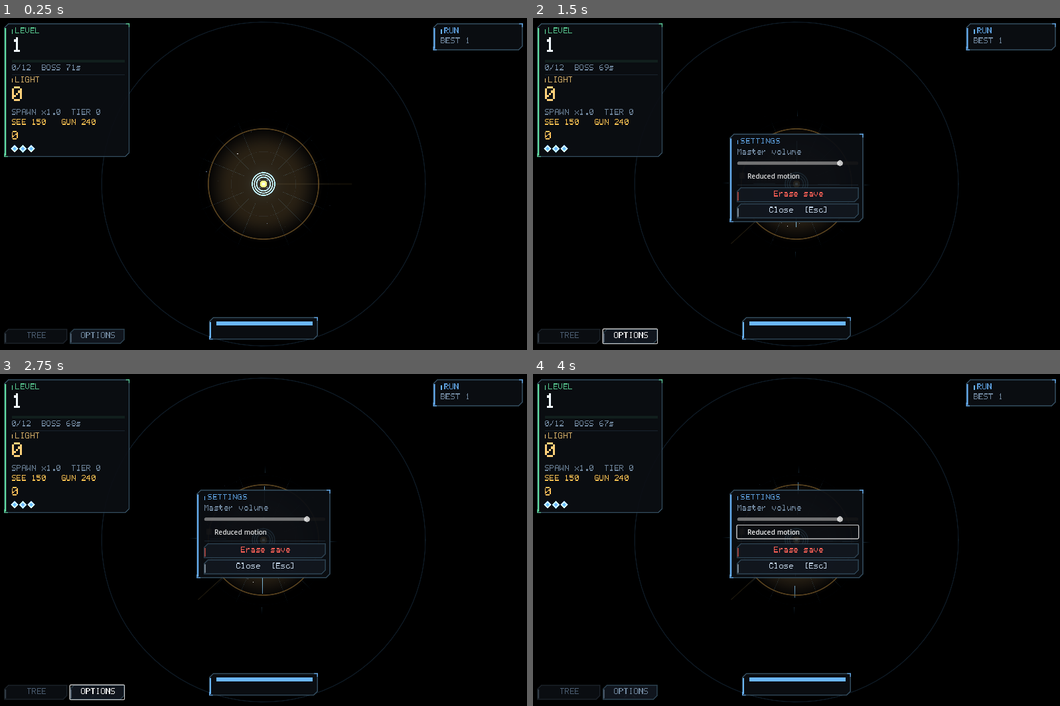
Above: before the commit, frames 1-4 (two rows, left to right).
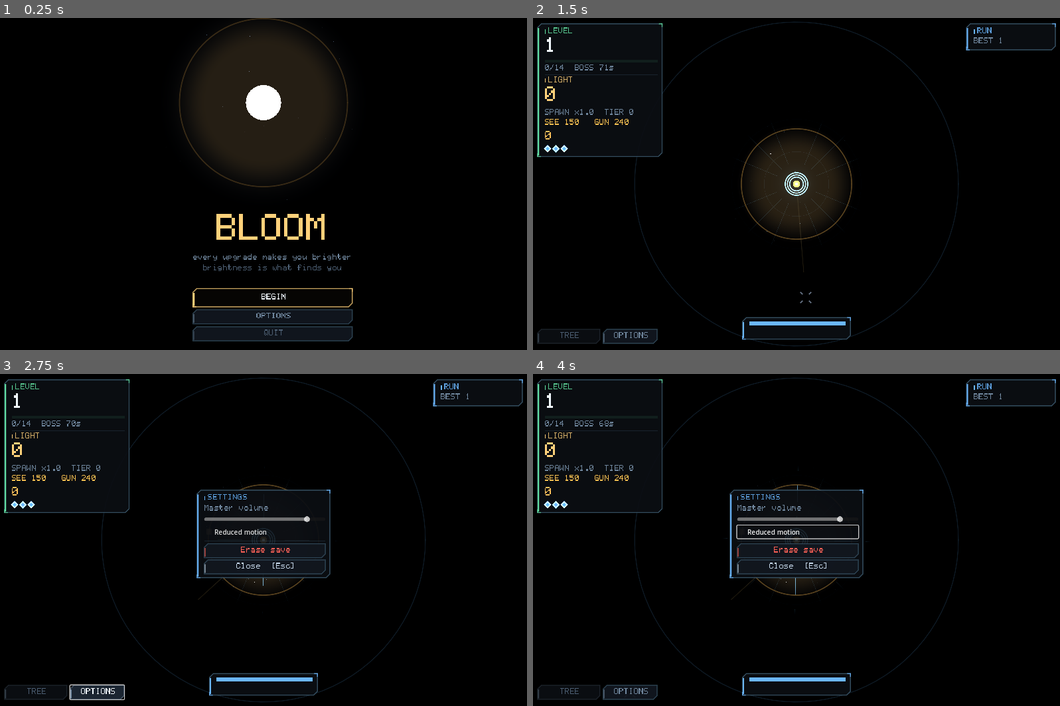
Above: after the commit, the same moments.

Repository: joseph-bergin/bloom
Game: Godot game, scene res://scenes/TitleScreen.tscn
Two runs of this game, one before a commit and one after it. Both use one fixed random seed, a clock stepped at 60 frames per second and the inputs below. Before the commit the project starts from res://scenes/Main.tscn.
Inputs (mouse positions are in pixels of both pictures, inside the frame that each line leads up to):
- Up to frame 1 (0.25 s): no input
- Up to frame 2 (1.5 s): click "OPTIONS" at 0.5 s; click (807, 296) at 1.25 s, where only the run after the commit has a clickable "BEGIN"
- Up to frame 3 (2.75 s): click "OPTIONS" at 2 s
- Up to frame 4 (4 s): click "Reduced motion" at 2.75 s; click "Reduced motion" at 3.5 s

The runs differ from the first frame. In frame 1, 15% of the frame differs, in the area x 0-100%, y 0-99%; in frame 2, 3.4%; in frame 3, less than 0.1%; in frame 4, less than 0.1%.

Commit message:
A title screen that is the game's own field
A bloom breathing in the dark, things drifting at the edge of its light and
turning back before they arrive, and the same darkness shader closing in
around it. It states the thesis without a word: this is what you are, the
light is what you see by, and those are what it attracts.

Menu is BEGIN, OPTIONS and QUIT, with CONTINUE and the level reached shown
when a run can be resumed, and the best level under it.

Two things went wrong on the way and both were mine. The scene's root node
had no script attached, so TitleScreen.gd never ran at all and only the art
layer drew — which looked like a layout bug and was not. And anchor presets
kept resolving against a parent that had no size yet, pinning the menu to
the left edge; it is positioned absolutely from _place() now, which is
deterministic.

Walking the New Run path also turned up a real bug: Levels.reset still
wrote clear_timer, a field removed when the post-level breather became the
upgrade phase. There is a test over reset's fields now.

Co-Authored-By: Claude Opus 5 <noreply@anthropic.com>

Diff:
--- a/autoload/save_manager.gd
+++ b/autoload/save_manager.gd
@@ -114,6 +114,10 @@
 	var parsed: Variant = JSON.parse_string(FileAccess.get_file_as_string(path))
 	return parsed if typeof(parsed) == TYPE_DICTIONARY else {}
 
+## Used by the title screen to decide whether a run can be resumed.
+func has_save() -> bool:
+	return FileAccess.file_exists(Constants.SAVE_PATH)
+
 func wipe() -> void:
 	for p in [Constants.SAVE_PATH, Constants.SAVE_BACKUP_PATH]:
 		if FileAccess.file_exists(p):
--- a/project.godot
+++ b/project.godot
@@ -7,7 +7,7 @@
 
 config/name="BLOOM"
 config/description="Every upgrade you buy makes you brighter, and brightness is the thing that spawns the enemies."
-run/main_scene="res://scenes/Main.tscn"
+run/main_scene="res://scenes/TitleScreen.tscn"
 config/features=PackedStringArray("4.3", "Forward Plus")
 config/icon="res://icon.svg"
 
--- /dev/null
+++ b/scenes/TitleArt.gd
@@ -0,0 +1,81 @@
+extends Node2D
+## The title screen's field: a bloom breathing in the dark with things
+## drifting at the edge of the light, never quite arriving.
+##
+## It is the whole game stated without a word — this is what you are, that
+## is what the light is for, and those are what it attracts.
+
+const STARS := 260
+const DRIFTERS := 26
+
+var _stars := PackedVector2Array()
+var _star_cols := PackedColorArray()
+var _drift_pos: Array[Vector2] = []
+var _drift_vel: Array[Vector2] = []
+var _drift_tier: Array[int] = []
+var _t: float = 0.0
+var _rng := RandomNumberGenerator.new()
+
+## The lit radius, breathing. TitleScreen reads this to drive the darkness.
+const SIGHT_MID := 200.0
+const SIGHT_SWING := 34.0
+var sight: float = SIGHT_MID
+
+## The widest the pool ever gets, so the layout can sit clear of it.
+func sight_max() -> float:
+	return SIGHT_MID + SIGHT_SWING
+
+func _ready() -> void:
+	_rng.seed = 424242
+	for _i in range(STARS):
+		var a: float = _rng.randf() * TAU
+		var r: float = sqrt(_rng.randf()) * 900.0
+		var p := Vector2(cos(a), sin(a)) * r
+		_stars.append(p)
+		_stars.append(p + Vector2(1.4, 0))
+		var b: float = _rng.randf_range(0.25, 1.15)
+		_star_cols.append(Color(0.62, 0.76, 0.98) * b)
+	for _i in range(DRIFTERS):
+		_spawn(_rng.randf_range(250.0, 700.0))
+
+func _spawn(dist: float) -> void:
+	var a: float = _rng.randf() * TAU
+	var p := Vector2(cos(a), sin(a)) * dist
+	_drift_pos.append(p)
+	_drift_vel.append(-p.normalized() * _rng.randf_range(7.0, 17.0))
+	_drift_tier.append(_rng.randi_range(0, 5))
+
+func _process(delta: float) -> void:
+	_t += delta
+	# A slow tide in and out, so the light is visibly a thing that changes.
+	sight = SIGHT_MID + sin(_t * 0.30) * SIGHT_SWING
+	for i in range(_drift_pos.size()):
+		_drift_pos[i] += _drift_vel[i] * delta
+		# Nothing ever reaches you here. They turn at the edge of the light.
+		if _drift_pos[i].length() < sight * 0.50:
+			_drift_vel[i] = -_drift_vel[i]
+		elif _drift_pos[i].length() > 900.0:
+			_drift_vel[i] = -_drift_vel[i]
+	queue_redraw()
+
+func _draw() -> void:
+	var xf := Transform2D(_t * 0.012, Vector2.ZERO)
+	var pts := PackedVector2Array()
+	for p in _stars:
+		pts.append(xf * p)
+	draw_multiline_colors(pts, _star_cols, 1.0)
+
+	for i in range(_drift_pos.size()):
+		var p: Vector2 = _drift_pos[i]
+		if p.length() > sight:
+			continue   # past the light there is nothing to see
+		var r: float = 7.0 + float(_drift_tier[i]) * 2.4
+		draw_rect(Rect2(p - Vector2(r, r), Vector2(r, r) * 2.0),
+			UITheme.tier_colour(_drift_tier[i]) * 1.05)
+
+	# The bloom, breathing.
+	var pulse: float = 1.0 + 0.045 * sin(_t * 1.15)
+	var br: float = 42.0 * pulse
+	draw_circle(Vector2.ZERO, br, Color(0.95, 0.72, 0.35) * 2.0)
+	draw_circle(Vector2.ZERO, br * 0.45, Color(1.0, 0.95, 0.8) * 3.0)
+	draw_arc(Vector2.ZERO, sight, 0.0, TAU, 96, Color(1.0, 0.74, 0.34) * 0.55, 1.6, true)
--- /dev/null
+++ b/scenes/TitleScreen.gd
@@ -0,0 +1,136 @@
+extends Control
+## The title screen. The art behind it is the game's own field, so the
+## thesis lands before anything is read: you are a light, the light is what
+## you see by, and things drift at the edge of it.
+
+@onready var art: Node2D = $Art
+@onready var darkness: ColorRect = $Darkness
+@onready var settings: Control = $Settings
+
+const COVER := 1100.0   # half-extent the darkness rect spans, in art units
+
+var _mat: ShaderMaterial
+var _menu: VBoxContainer
+var _continue: Button
+var _best: Label
+var _menu_col: VBoxContainer
+
+func _ready() -> void:
+	RenderingServer.set_default_clear_color(UITheme.VOID)
+	# Nothing should be ticking behind the menu.
+	GameState.paused = true
+	_mat = darkness.material
+	_build_menu()
+	get_viewport().size_changed.connect(_place)
+	call_deferred("_place")
+
+var _placed_for: Vector2 = Vector2.ZERO
+
+func _place() -> void:
+	var vp: Vector2 = get_viewport_rect().size
+	if vp.x <= 0.0 or vp.y <= 0.0:
+		return
+	_placed_for = vp
+	# The bloom sits above centre so the wordmark and menu have the lower
+	# half to themselves.
+	art.position = Vector2(vp.x * 0.5, vp.y * 0.255)
+	art.scale = Vector2.ONE * minf(vp.x / 1280.0, vp.y / 800.0)
+	darkness.position = art.position - Vector2(COVER, COVER) * art.scale.x
+	darkness.size = Vector2(COVER, COVER) * 2.0 * art.scale.x
+	if _menu_col != null:
+		# Directly under the bloom, with room for its glow.
+		_menu_col.size = Vector2(340.0, 0.0)
+		# Clear of the pool at its widest, so the wordmark sits in the dark
+		# below the light rather than inside it.
+		_menu_col.position = Vector2(vp.x * 0.5 - 170.0,
+			art.position.y + (art.sight_max() + 34.0) * art.scale.x)
+
+func _process(_delta: float) -> void:
+	# Self-correcting: the viewport is not always sized when _ready runs,
+	# and the menu ends up off-screen if the layout is only done once.
+	if get_viewport_rect().size != _placed_for:
+		_place()
+	if _mat == null:
+		return
+	# The darkness follows the breathing light, so the mechanic is on show.
+	_mat.set_shader_parameter("sight_uv", art.sight / (COVER * 2.0))
+	_mat.set_shader_parameter("feather", 0.030)
+
+func _build_menu() -> void:
+	var col := VBoxContainer.new()
+	col.custom_minimum_size = Vector2(340, 0)
+	col.add_theme_constant_override("separation", 6)
+	# Positioned absolutely from _place() rather than anchored. Presets kept
+	# resolving against a parent that had no size yet, which pinned the
+	# whole menu to the left edge.
+	add_child(col)
+	_menu_col = col
+
+	var word := UITheme.label("BLOOM", UITheme.LUM, UITheme.TITLE)
+	word.horizontal_alignment = HORIZONTAL_ALIGNMENT_CENTER
+	col.add_child(word)
+	var tag := UITheme.label("every upgrade makes you brighter",
+		UITheme.TEXT_DIM, UITheme.TINY)
+	tag.horizontal_alignment = HORIZONTAL_ALIGNMENT_CENTER
+	col.add_child(tag)
+	var tag2 := UITheme.label("brightness is what finds you",
+		UITheme.TEXT_FAINT, UITheme.TINY)
+	tag2.horizontal_alignment = HORIZONTAL_ALIGNMENT_CENTER
+	col.add_child(tag2)
+
+	col.add_child(_spacer(26))
+	_menu = VBoxContainer.new()
+	_menu.add_theme_constant_override("separation", 7)
+	col.add_child(_menu)
+
+	var s: GameStateData = GameState.s
+	var resumable: bool = SaveManager.has_save() and not s.run_over and s.level > 1
+	if resumable:
+		_continue = UITheme.cta("CONTINUE  LEVEL %d" % s.level, UITheme.GOOD)
+		_continue.custom_minimum_size = Vector2(0, 44)
+		_continue.pressed.connect(_resume)
+		_menu.add_child(_continue)
+
+	var start := UITheme.cta("NEW RUN" if resumable else "BEGIN", UITheme.LUM)
+	start.custom_minimum_size = Vector2(0, 44)
+	start.pressed.connect(_begin)
+	_menu.add_child(start)
+
+	var opts := UITheme.button("OPTIONS", UITheme.TEXT_DIM)
+	opts.custom_minimum_size = Vector2(0, 34)
+	opts.pressed.connect(func(): settings.toggle())
+	_menu.add_child(opts)
+
+	var quit := UITheme.button("QUIT", UITheme.TEXT_FAINT)
+	quit.custom_minimum_size = Vector2(0, 34)
+	quit.pressed.connect(func(): get_tree().quit())
+	_menu.add_child(quit)
+
+	col.add_child(_spacer(14))
+	_best = UITheme.label("", UITheme.TEXT_FAINT, UITheme.TINY)
+	_best.horizontal_alignment = HORIZONTAL_ALIGNMENT_CENTER
+	col.add_child(_best)
+	if s.best_level > 1:
+		_best.text = "BEST  LEVEL %d" % s.best_level
+
+func _spacer(h: int) -> Control:
+	var c := Control.new()
+	c.custom_minimum_size = Vector2(0, h)
+	return c
+
+func _begin() -> void:
+	GameState.restart_run()
+	_enter()
+
+func _resume() -> void:
+	_enter()
+
+func _enter() -> void:
+	GameState.paused = false
+	get_tree().change_scene_to_file("res://scenes/Main.tscn")
+
+func _unhandled_input(event: InputEvent) -> void:
+	if event is InputEventKey and (event as InputEventKey).pressed \
+			and (event as InputEventKey).keycode == KEY_ESCAPE and settings.visible:
+		settings.visible = false
+		get_viewport().set_input_as_handled()
--- /dev/null
+++ b/scenes/TitleScreen.tscn
@@ -0,0 +1,35 @@
+[gd_scene load_steps=6 format=3]
+
+[ext_resource type="Script" path="res://scenes/TitleScreen.gd" id="1_title"]
+[ext_resource type="Script" path="res://scenes/TitleArt.gd" id="2_art"]
+[ext_resource type="Shader" path="res://scenes/field/shaders/darkness.gdshader" id="3_dark"]
+[ext_resource type="Script" path="res://ui/SettingsPanel.gd" id="4_settings"]
+
+[sub_resource type="ShaderMaterial" id="ShaderMaterial_title"]
+shader = ExtResource("3_dark")
+shader_parameter/sight_uv = 0.14
+shader_parameter/feather = 0.03
+shader_parameter/dark = Color(0, 0, 0, 1)
+shader_parameter/warm = Color(1, 0.74, 0.34, 1)
+shader_parameter/warm_amount = 0.13
+shader_parameter/falloff = 1.6
+
+[node name="TitleScreen" type="Control"]
+anchors_preset = 15
+anchor_right = 1.0
+anchor_bottom = 1.0
+script = ExtResource("1_title")
+
+[node name="Art" type="Node2D" parent="."]
+script = ExtResource("2_art")
+
+[node name="Darkness" type="ColorRect" parent="."]
+material = SubResource("ShaderMaterial_title")
+mouse_filter = 2
+
+[node name="Settings" type="Control" parent="."]
+anchors_preset = 15
+anchor_right = 1.0
+anchor_bottom = 1.0
+mouse_filter = 2
+script = ExtResource("4_settings")
--- a/sim/systems/levels.gd
+++ b/sim/systems/levels.gd
@@ -129,7 +129,6 @@
 	s.level = 1
 	s.level_kills = 0
 	s.phase = GameStateData.Phase.FIGHTING
-	s.clear_timer = 0.0
 	s.boss_id = 0
 	s.level_time = 0.0
 	s.level_quota = compute_quota(s)
--- a/tests/suite.gd
+++ b/tests/suite.gd
@@ -663,6 +663,21 @@
 	s.phase = GameStateData.Phase.FIGHTING
 	ok(not GameState.begin_next_level(), "cannot skip a level mid-fight")
 
+## Levels.reset used to write a field that no longer exists, which only
+## surfaced on the title screen's New Run path.
+func test_reset_clears_every_field_it_touches() -> void:
+	var s := fresh()
+	s.level = 7
+	s.level_kills = 4
+	s.phase = GameStateData.Phase.BOSS
+	s.boss_id = 99
+	s.level_time = 30.0
+	Levels.reset(s)
+	ok(s.level == 1 and s.level_kills == 0, "back to the first level")
+	ok(s.phase == GameStateData.Phase.FIGHTING, "and to the fighting phase")
+	ok(s.boss_id == 0 and s.level_time == 0.0, "with nothing left over")
+	ok(s.best_level >= 7, "but the best reached is kept")
+
 func test_restarting_unbuilds_everything_and_keeps_the_best() -> void:
 	var s := fresh()
 	s.level = 11
--- a/tools/dev/Shot.gd
+++ b/tools/dev/Shot.gd
@@ -11,6 +11,7 @@
 var force_cleared: bool = false
 var force_hide: bool = false
 var track_nearest: bool = false
+var show_title: bool = false
 var start_level: int = 1
 var _n: int = 0
 var _seeded: bool = false
@@ -32,17 +33,20 @@
 			"cleared": force_cleared = int(kv[1]) != 0
 			"hide": force_hide = int(kv[1]) != 0
 			"track": track_nearest = int(kv[1]) != 0
+			"title": show_title = int(kv[1]) != 0
 			"level": start_level = int(kv[1])
 	# Measure real headroom, not the refresh rate.
 	DisplayServer.window_set_vsync_mode(DisplayServer.VSYNC_DISABLED)
 	Engine.max_fps = 0
-	add_child(load("res://scenes/Main.tscn").instantiate())
+	add_child(load("res://scenes/TitleScreen.tscn" if show_title
+		else "res://scenes/Main.tscn").instantiate())
 
 func _process(_delta: float) -> void:
 	_n += 1
 	if not _seeded and _n == 4:
 		_seeded = true
-		_seed()
+		if not show_title:
+			_seed()
 	if track_nearest and _n > 6:
 		var best: Contact = null
 		for c in GameState.s.contacts:
--- a/ui/ui_theme.gd
+++ b/ui/ui_theme.gd
@@ -12,6 +12,7 @@
 const BODY := CELL * 2     # 16 — everything normal
 const LARGE := CELL * 3    # 24 — emphasis
 const HUGE := CELL * 5     # 40 — headline
+const TITLE := CELL * 9    # 72 — the wordmark, and nothing else
 
 # --- ground --------------------------------------------------------------
 const VOID := Color(0.020, 0.027, 0.040)
Not shown, changed: README.md
